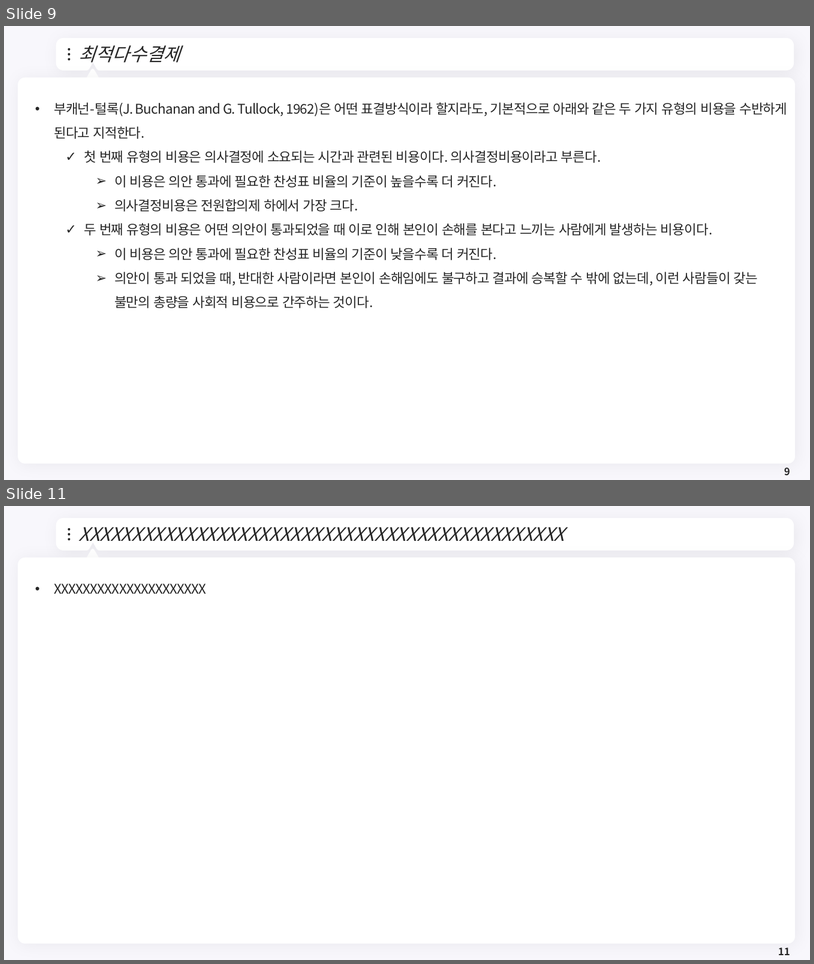
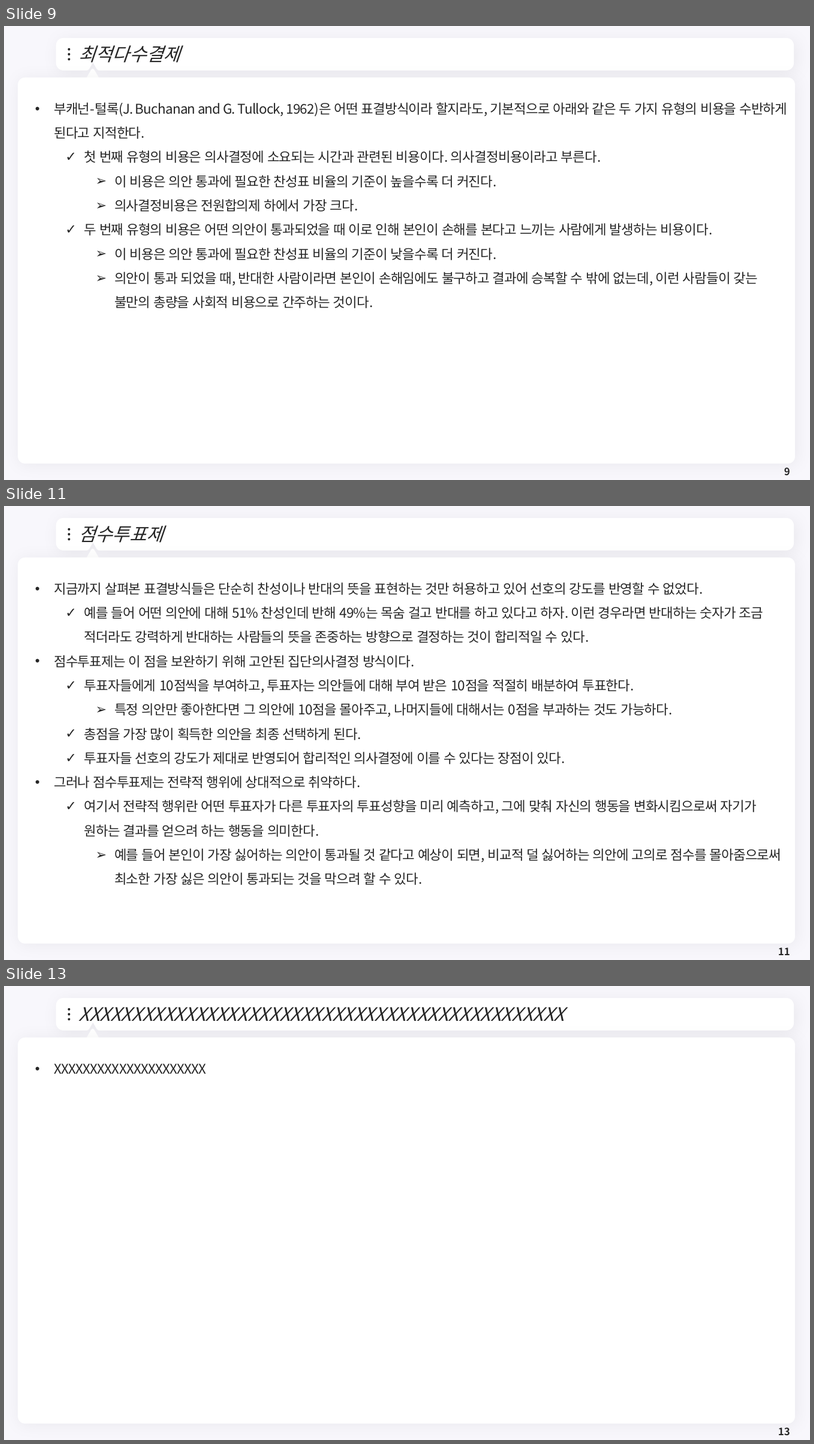
Before and after one commit to meandthey/Teaching, a slide deck: 재정학/01_Lectures/재정학_Chapter_5.pptx. Shown one above the other, each under a label of ours: slides 9 and 11 before the commit, slides 9, 11 and 13 after it; the slides between them are not shown. The pictures are 814x964 and 814x1444 pixels, drawn with LibreOffice and Linux fonts; fonts in the diff are those of the drawing; background and template pictures are left out. Boxes give left, top, right and bottom in pixels: in the first picture for what was removed or moved away, otherwise in the second. Text is boxed around its words. In the diff, an @@ line names an element or a change of style, - is before the commit and + after.

```diff
--- a/재정학/01_Lectures/재정학_Chapter_5.pptx
+++ b/재정학/01_Lectures/재정학_Chapter_5.pptx
@@ slide 11 added at box(4, 506, 810, 960), background #F8F7FC; not listed: 7 template elements that a slide beside it also shows @@
@@ title added at box(78, 525, 163, 543), 22 pt, text #262626, italic @@
+점수투표제
@@ text added at box(54, 582, 782, 885), 16 pt, text #262626 @@
+• 지금까지 살펴본 표결방식들은 단순히 찬성이나 반대의 뜻을 표현하는 것만 허용하고 있어 선호의 강도를 반영할 수 없었다.
+  ✓ 예를 들어 어떤 의안에 대해 51% 찬성인데 반해 49%는 목숨 걸고 반대를 하고 있다고 하자. 이런 경우라면 반대하는 숫자가 조금 적더라도 강력하게 반대하는 사람들의 뜻을 존중하는 방향으로 결정하는 것이 합리적일 수 있다.
+• 점수투표제는 이 점을 보완하기 위해 고안된 집단의사결정 방식이다.
+  ✓ 투표자들에게 10점씩을 부여하고, 투표자는 의안들에 대해 부여 받은 10점을 적절히 배분하여 투표한다.
+    ➢ 특정 의안만 좋아한다면 그 의안에 10점을 몰아주고, 나머지들에 대해서는 0점을 부과하는 것도 가능하다.
+  ✓ 총점을 가장 많이 획득한 의안을 최종 선택하게 된다.
+  ✓ 투표자들 선호의 강도가 제대로 반영되어 합리적인 의사결정에 이를 수 있다는 장점이 있다.
+• 그러나 점수투표제는 전략적 행위에 상대적으로 취약하다.
+  ✓ 여기서 전략적 행위란 어떤 투표자가 다른 투표자의 투표성향을 미리 예측하고, 그에 맞춰 자신의 행동을 변화시킴으로써 자기가 원하는 결과를 얻으려 하는 행동을 의미한다.
+    ➢ 예를 들어 본인이 가장 싫어하는 의안이 통과될 것 같다고 예상이 되면, 비교적 덜 싫어하는 의안에 고의로 점수를 몰아줌으로써 최소한 가장 싫은 의안이 통과되는 것을 막으려 할 수 있다.
@@ page number added at box(779, 947, 791, 955), 12 pt, text #262626, bold @@
+11
@@ what was slide 11 is now slide 13 @@
@@ page number at box(779, 1427, 791, 1435): text changed @@
-11
+13
```
Also in this commit, not shown: 1 slide changed, 1 other slide added.
